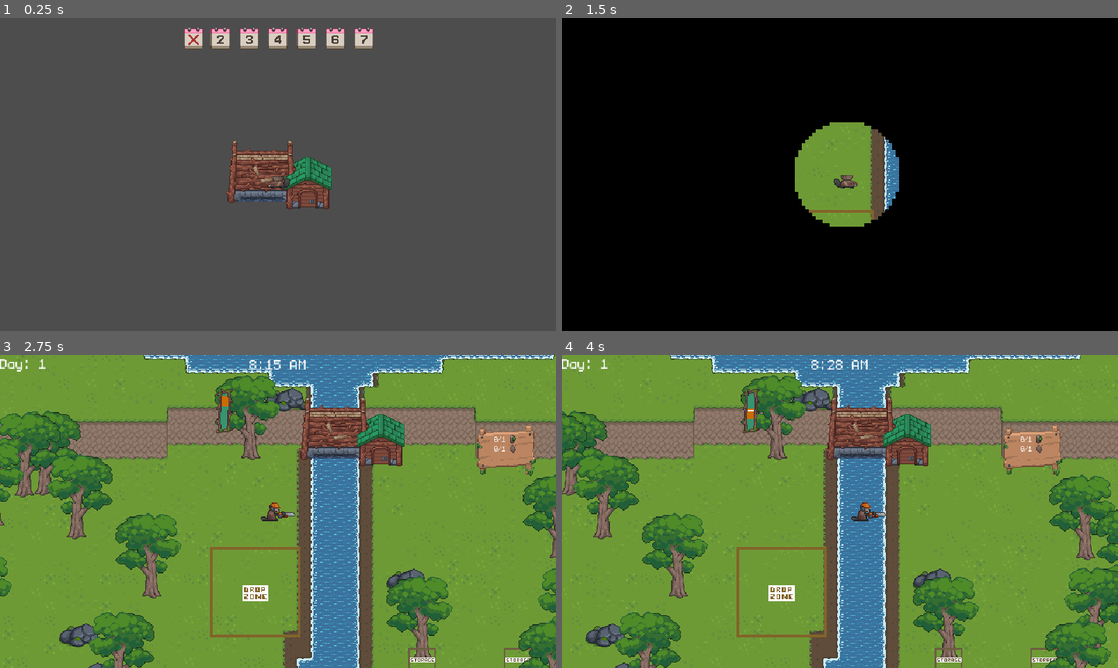
Above: before the commit, frames 1-4 (two rows, left to right).
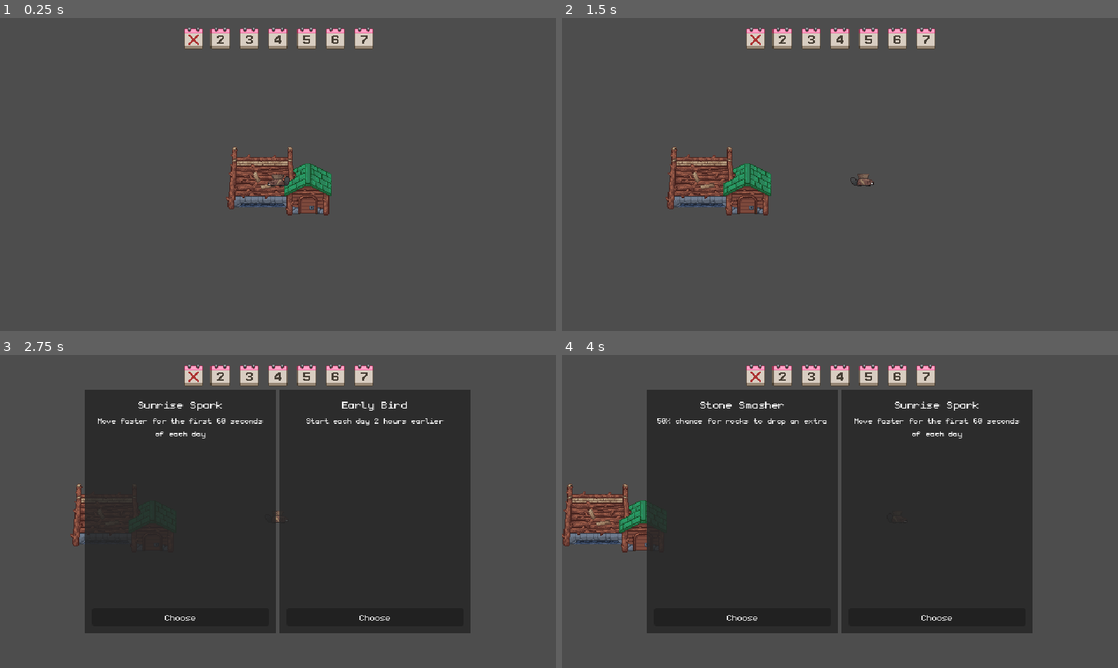
Above: after the commit, the same moments.

Repository: Juniper19/beaver-game
Game: Godot game, scene res://Dam/inside_dam.tscn
Same seed, same stepped clock (60 frames per second), same inputs: the game is played once before the commit and once after it. This scene is started directly instead of the project's main scene. The engine's default icon, where the game draws it, is replaced by a stand-in: a white triangle on a blue panel in a dark square.
Inputs (mouse positions are in pixels of both pictures, inside the frame that each line leads up to):
- Up to frame 1 (0.25 s): no input
- Up to frame 2 (1.5 s): tap Enter (ui_accept) at 0.5, 0.77 s; hold D (move_right) 0.53-1.25 s; hold E (interact) 0.53-1.25 s; click (739, 280) at 1.25 s, where only the run after the commit has a clickable "Choose"
- Up to frame 3 (2.75 s): hold Down (cycle_down) from 2.03 s (still down); tap Q (drop_item) at 2.1 s; tap Enter (ui_accept) at 2.27 s; tap E (interact) at 2.3 s
- Up to frame 4 (4 s): release Down (cycle_down) at 2.75 s; click (940, 617) at 2.75 s, where only the run after the commit has a clickable "Choose"; tap Enter (ui_accept) at 3.5 s; hold D (move_right) from 3.53 s (still down); hold E (interact) from 3.53 s (still down)

The runs differ from the first frame. In frame 1, 2.6% of the frame differs, in the area x 40-60%, y 39-64%; in frame 2, 99%, in the area x 0-100%, y 0-100%; in frame 3, 98%; in frame 4, 98%.

Commit message:
various bug fixes

Diff:
--- a/interactables/interaction_area.gd
+++ b/interactables/interaction_area.gd
@@ -9,11 +9,13 @@
 	interaction.emit(by)
 
 
-func _on_body_exited(body: Node2D) -> void:
-	if body is Player:
-		player_left_area.emit(body)
+func _on_area_exited(body: Area2D) -> void:
+	var parent = body.get_parent()
+	if parent is Player:
+		player_left_area.emit(parent)
 
 
-func _on_body_entered(body: Node2D) -> void:
-	if body is Player:
-		player_entered_area.emit(body)
+func _on_area_entered(body: Area2D) -> void:
+	var parent = body.get_parent()
+	if parent is Player:
+		player_entered_area.emit(parent)
--- a/interactables/interaction_area.tscn
+++ b/interactables/interaction_area.tscn
@@ -4,7 +4,8 @@
 
 [node name="InteractionArea" type="Area2D"]
 collision_layer = 16
+collision_mask = 16
 script = ExtResource("1_18eaw")
 
-[connection signal="body_entered" from="." to="." method="_on_body_entered"]
-[connection signal="body_exited" from="." to="." method="_on_body_exited"]
+[connection signal="area_entered" from="." to="." method="_on_area_entered"]
+[connection signal="area_exited" from="." to="." method="_on_area_exited"]
--- a/interactables/rocks/rock.tscn
+++ b/interactables/rocks/rock.tscn
@@ -8,7 +8,7 @@
 radius = 16.0
 
 [sub_resource type="CircleShape2D" id="CircleShape2D_q0kvc"]
-radius = 32.0
+radius = 24.0
 
 [sub_resource type="RectangleShape2D" id="RectangleShape2D_q0kvc"]
 size = Vector2(82, 27)
--- a/interactables/trees/qte/bar_qte.gd
+++ b/interactables/trees/qte/bar_qte.gd
@@ -12,7 +12,7 @@
 @export var _hit_zone_padding: float = 2.0
 
 ## How much leeway the player has in hitting the zone
-@export var _hit_margin: float = 4.0
+@export var _hit_margin: float = 0.0
 @export var _marker_velocity: float = 50.0
 
 var _marker_bounds: Vector2 # (min, max)
--- a/interactables/trees/saplings/sapling.tscn
+++ b/interactables/trees/saplings/sapling.tscn
@@ -1,12 +1,11 @@
 [gd_scene load_steps=3 format=3 uid="uid://dclymigad7h00"]
 
 [ext_resource type="Script" uid="uid://dx2d5683dye30" path="res://interactables/trees/saplings/sapling.gd" id="1_ik5md"]
-[ext_resource type="Texture2D" uid="uid://t27fjhirsjs5" path="res://global.png" id="2_tyfxy"]
+[ext_resource type="Texture2D" uid="uid://b5460t1t1oj7r" path="res://art_assets/resources/oak_sapling.png" id="2_6im5a"]
 
 [node name="Sapling" type="Node2D" groups=["persistent"]]
 script = ExtResource("1_ik5md")
 
 [node name="Sprite2D" type="Sprite2D" parent="."]
-texture = ExtResource("2_tyfxy")
-hframes = 3
-vframes = 2
+position = Vector2(0, -8)
+texture = ExtResource("2_6im5a")
--- a/interactables/trees/tree.tscn
+++ b/interactables/trees/tree.tscn
@@ -2,12 +2,12 @@
 
 [ext_resource type="Script" uid="uid://b8sajxb68u3yc" path="res://interactables/trees/tree.gd" id="1_ui6p4"]
 [ext_resource type="Texture2D" uid="uid://b656iv3jh7cqn" path="res://art_assets/resources/placeholder_aspen_tree.png" id="2_iv782"]
-[ext_resource type="Script" uid="uid://diekxh66yt803" path="res://interactables/interaction_area.gd" id="2_ui6p4"]
+[ext_resource type="PackedScene" uid="uid://dwafgcp2uqbfl" path="res://interactables/interaction_area.tscn" id="3_iv782"]
+
+[sub_resource type="CircleShape2D" id="CircleShape2D_uv0fj"]
+radius = 18.0
 
 [sub_resource type="CircleShape2D" id="CircleShape2D_mgnsf"]
-
-[sub_resource type="CircleShape2D" id="CircleShape2D_uv0fj"]
-radius = 28.071337
 
 [sub_resource type="RectangleShape2D" id="RectangleShape2D_mgnsf"]
 size = Vector2(64, 38)
@@ -17,6 +17,11 @@
 collision_mask = 0
 script = ExtResource("1_ui6p4")
 
+[node name="InteractionArea" parent="." instance=ExtResource("3_iv782")]
+
+[node name="CollisionShape2D" type="CollisionShape2D" parent="InteractionArea"]
+shape = SubResource("CircleShape2D_uv0fj")
+
 [node name="SpritePivot" type="Marker2D" parent="."]
 
 [node name="Sprite2D" type="Sprite2D" parent="SpritePivot"]
@@ -25,14 +30,6 @@
 
 [node name="Collider" type="CollisionShape2D" parent="."]
 shape = SubResource("CircleShape2D_mgnsf")
-
-[node name="InteractionArea" type="Area2D" parent="."]
-collision_layer = 16
-script = ExtResource("2_ui6p4")
-metadata/_custom_type_script = "uid://diekxh66yt803"
-
-[node name="CollisionShape2D" type="CollisionShape2D" parent="InteractionArea"]
-shape = SubResource("CircleShape2D_uv0fj")
 
 [node name="QTESpawn" type="Marker2D" parent="."]
 position = Vector2(-27, -57)
--- a/interactables/trees/tree_resources/aspen_tree.tres
+++ b/interactables/trees/tree_resources/aspen_tree.tres
@@ -12,6 +12,7 @@
 name = "Aspen Tree"
 texture_sapling = ExtResource("6_ymetu")
 texture_mature = ExtResource("3_jwji4")
+health = 6
 drops = Dictionary[ExtResource("1_rhcb2"), float]({
 ExtResource("2_rc0pc"): 50.0,
 ExtResource("3_tvovk"): 50.0
--- a/interactables/trees/tree_resources/oak_tree.tres
+++ b/interactables/trees/tree_resources/oak_tree.tres
@@ -14,9 +14,9 @@
 texture_mature = ExtResource("5_l2eqm")
 health = 3
 drops = Dictionary[ExtResource("1_l0kaw"), float]({
-ExtResource("2_vky80"): 4.0,
-ExtResource("3_l2eqm"): 1.1
+ExtResource("2_vky80"): 1.0,
+ExtResource("3_l2eqm"): 1.0
 })
-drop_amount = 5
+drop_amount = 2
 days_to_grow = 1
 metadata/_custom_type_script = "uid://cn8lyq0xlxhdl"
--- a/player/inventory/player_inventory.gd
+++ b/player/inventory/player_inventory.gd
@@ -6,7 +6,7 @@
 
 @export var inventory_items: Array[Node2D] = []
 @export var item_separation: Vector2 = Vector2(0.0, -12.0)
-@export var random_drop_distance: float = 40.0
+@export var random_drop_distance: float = 32.0
 
 var _item_tweens: Dictionary[Node2D, Tween] = {}
 var _blacklist: Array[Node2D] = []
@@ -329,6 +329,7 @@
 
 	var query := PhysicsShapeQueryParameters2D.new()
 	query.shape = shape
+	query.collision_mask = 4
 	query.transform = Transform2D(0, pos)
 	query.collide_with_areas = true
 	query.collide_with_bodies = true
--- a/player/player.tscn
+++ b/player/player.tscn
@@ -233,7 +233,7 @@
 height = 24.0
 
 [sub_resource type="CircleShape2D" id="CircleShape2D_lf62g"]
-radius = 41.109608
+radius = 23.0
 
 [node name="Player" type="CharacterBody2D" node_paths=PackedStringArray("inventory") groups=["player"]]
 collision_mask = 6
@@ -241,6 +241,7 @@
 inventory = NodePath("PlayerInventory")
 
 [node name="AnimatedSprite2D" type="AnimatedSprite2D" parent="."]
+position = Vector2(0, -9)
 sprite_frames = SubResource("SpriteFrames_q28gw")
 animation = &"idle_side"
 
@@ -252,23 +253,24 @@
 [node name="AnimationPlayer" type="AnimationPlayer" parent="AnimatedSprite2D"]
 
 [node name="CollisionShape2D" type="CollisionShape2D" parent="."]
-position = Vector2(0, 9)
 rotation = 1.5707964
 shape = SubResource("CapsuleShape2D_boad6")
 
 [node name="InteractionArea" type="Area2D" parent="."]
-collision_layer = 0
+position = Vector2(0, -7)
+collision_layer = 16
 collision_mask = 16
 
 [node name="CollisionShape2D" type="CollisionShape2D" parent="InteractionArea"]
 shape = SubResource("CircleShape2D_lf62g")
 
 [node name="Camera2D" type="Camera2D" parent="."]
+position = Vector2(0, -7)
 scale = Vector2(2, 2)
 position_smoothing_enabled = true
 
 [node name="PlayerInventory" parent="." instance=ExtResource("3_g1dw6")]
-position = Vector2(0, -5)
+position = Vector2(0, -14)
 
 [connection signal="item_added" from="PlayerInventory" to="." method="_on_player_inventory_item_added"]
 [connection signal="item_removed" from="PlayerInventory" to="." method="_on_player_inventory_item_removed"]
